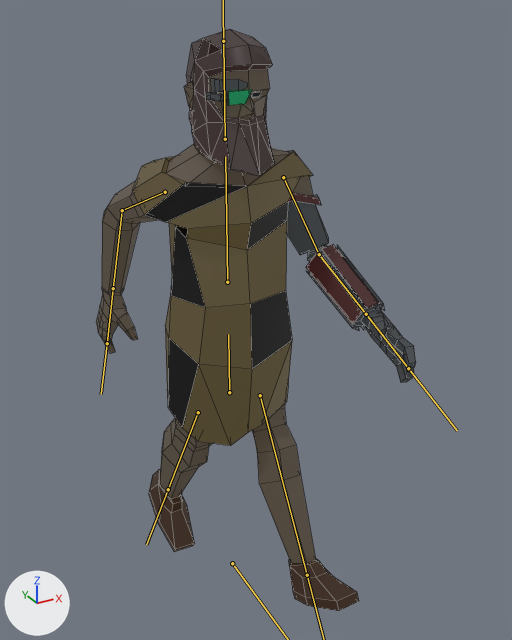
The FBX model Assets/Models/Cyberman.fbx: old version first, new version second.
Camera for both pictures: a 50 mm lens placed at (-0.454, -0.902, 0.937), pointed at (0.037, -0.009, 0.491). Every picture has the same lights, and +X, +Y and +Z are marked at lower left. Both versions are drawn at frame 15 of the action 'Armature|Run'; the numbers are the values there. The bones that bend it are drawn over the model as lines. Mesh edges are drawn as thin lines.

Objects in the first picture: 'Cyberman_Mesh'.
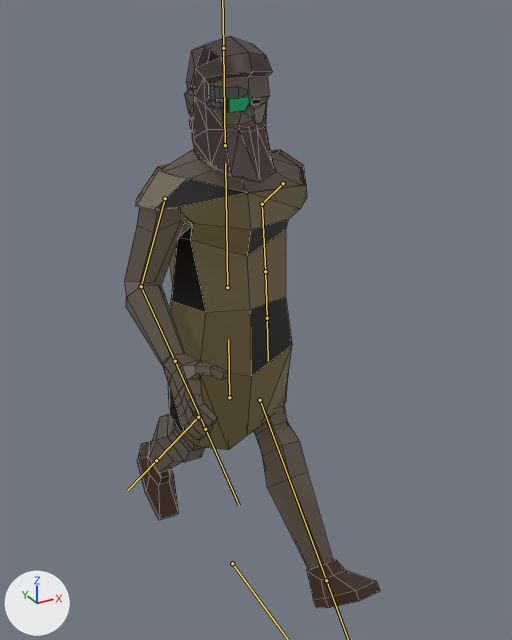
Boxes (x1, y1, x2, y2) around the edits, measured in the pictures (512 x 640 px):
'Cyberman_Mesh', posed (20% narrower): before (96, 29, 416, 611); after (124, 37, 380, 608)
bone 'Torso', root to tip: before (229, 392) to (228, 334); after (229, 397) to (228, 339)
bone 'UpperArm.L', root to tip: before (283, 177) to (319, 254); after (283, 183) to (262, 204)
bone 'LowerArm.L', root to tip: before (319, 254) to (366, 314); after (262, 204) to (265, 271)
bone 'UpperArm.R', root to tip: before (165, 192) to (122, 210); after (165, 198) to (141, 286)
bone 'LowerArm.R', root to tip: before (122, 210) to (113, 288); after (141, 286) to (175, 361)
bone 'Leg.L', root to tip: before (260, 395) to (307, 575); after (260, 400) to (326, 580)
bone 'Leg.R', root to tip: before (198, 412) to (168, 489); after (198, 417) to (156, 460)

What the commit changed:
Bone 'Torso' (bone_torso) moves from (0.0, 0.0, 0.0) to (0.0, -0.009, 0.0).
Bone 'UpperArm.L' (bone_upperarm_l) turns from (16, -2, -70) to (-59, 5, -73) degrees about its own x, y and z.
Bone 'LowerArm.L' (bone_lowerarm_l) turns from (49, 4, -9) to (47, 4, -9) degrees about its own x, y and z.
Bone 'UpperArm.R' (bone_upperarm_r) turns from (-65, -5, 74) to (-2, 1, 72) degrees about its own x, y and z.
Bone 'LowerArm.R' (bone_lowerarm_r) turns from (52, -5, 10) to (60, -6, 11) degrees about its own x, y and z.
Bone 'Leg.L' (bone_leg_l) turns from (0, 0, 32) to (0, 0, 45) degrees about its own x, y and z.
Bone 'Leg.R' (bone_leg_r) turns from (0, 0, 32) to (0, 0, 45) degrees about its own x, y and z.
